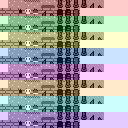
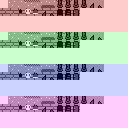
Revision of a layered (128, 128) image; what changed, layer by layer:
painted on "Layer 1" over <box>0,16,128,128</box>
painted on "Layer 0" over <box>0,16,104,128</box>
